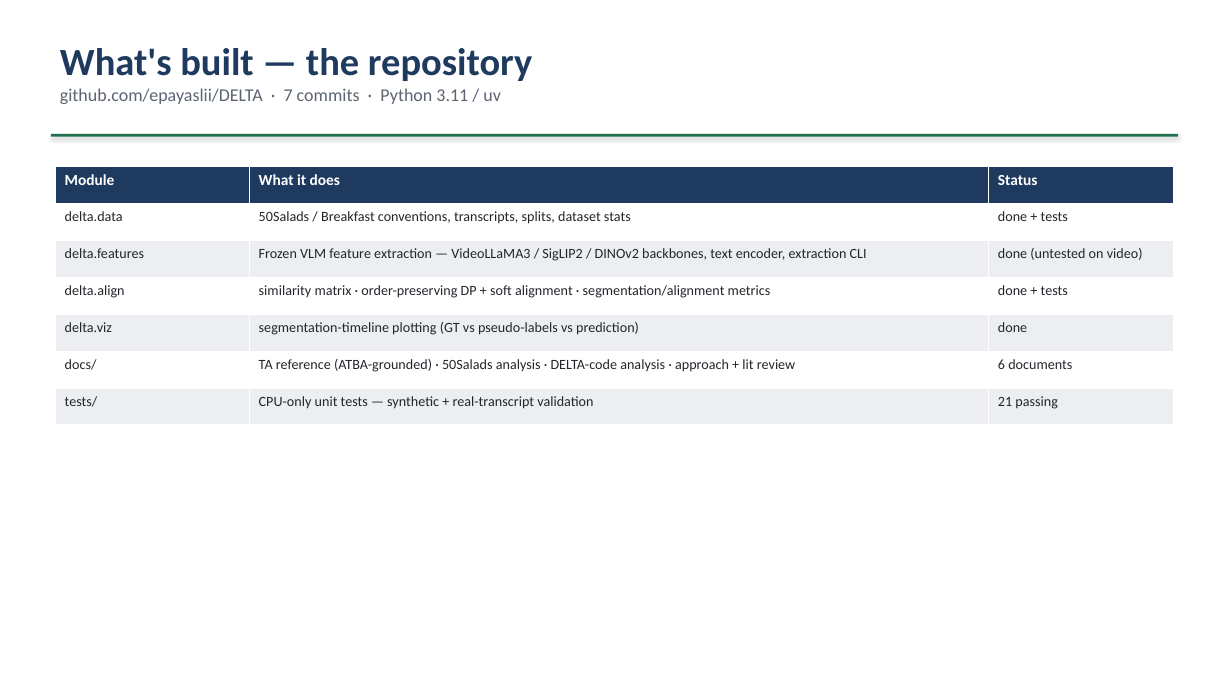
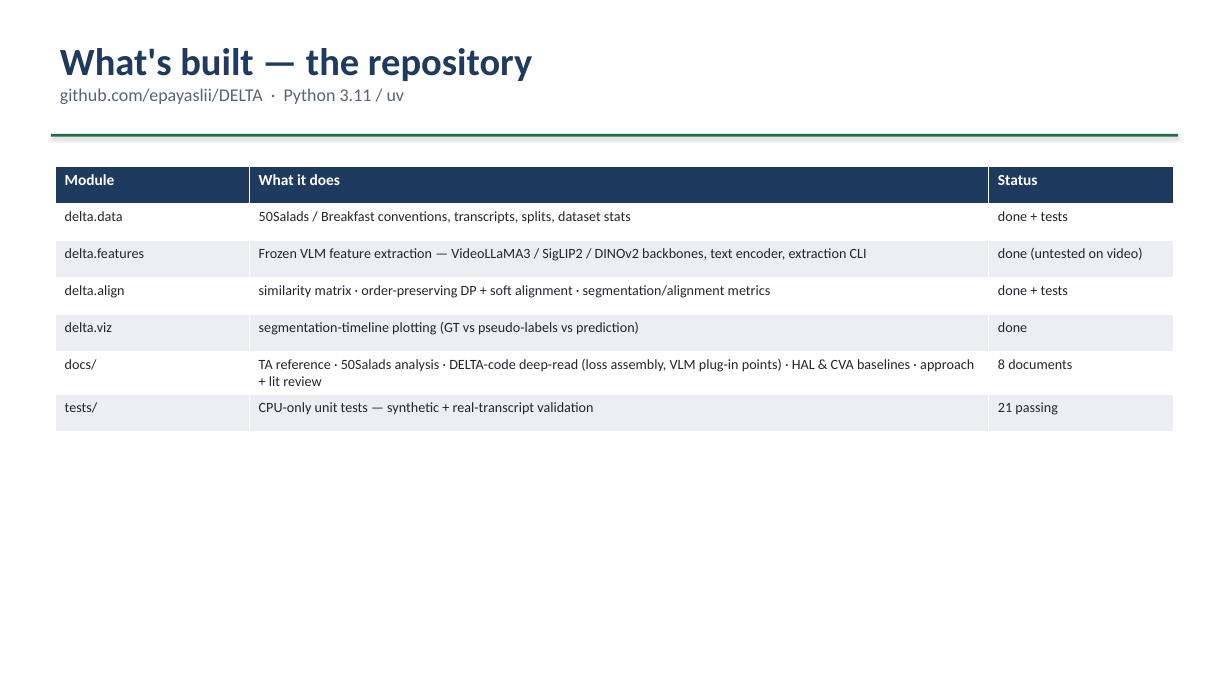
Before and after one commit to epayaslii/DELTA, a slide deck: slide 5 of slides/DELTA_progress_Mariella.pptx. Drawn at 1232x693 pixels with LibreOffice and Linux fonts; fonts in the diff are those of the drawing. Boxes give left, top, right and bottom in pixels: in the first picture for what was removed or moved away, otherwise in the second. Text is boxed around its words. In the diff, an @@ line names an element or a change of style, - is before the commit and + after.

Commit message:
Workstream split (Eliz->HAL, co-intern->CVA); adapt the deck
- docs/baselines-hal-cva.md: add the workstream split + Eliz's concrete HAL
  plan (H1-H7): reproduce ATBA/HAL on Breakfast, score pseudo-labels, get HAL
  running on 50Salads, port HAL into DELTA's --model_type atba, measure the
  effect on Obs%/Pred% MoC, ablate the 3 terms. Expected magnitude small; a
  clean negative is still a finding; diff_loss may transfer to the VLM aligner.
- slides/: deck adapted to the new scope -- HAL slide reframed as "my focus"
  with the open question, new CVA slide, two-axes + split slide, phased TA plan
  table, HAL H1-H7 table, "the VLM method where both workstreams land" slide,
  two-track sequencing table, updated questions. 21 slides.

```diff
--- a/slides/DELTA_progress_Mariella.pptx
+++ b/slides/DELTA_progress_Mariella.pptx
@@ text at <box>60,88,405,104</box>: text changed @@
-github.com/epayaslii/DELTA · 7 commits · Python 3.11 / uv
+github.com/epayaslii/DELTA · Python 3.11 / uv
@@ table at <box>55,166,1174,425</box> @@
-row 6, column 2: TA reference (ATBA-grounded) · 50Salads analysis · DELTA-code analysis · approach + lit review
+row 6, column 2: TA reference · 50Salads analysis · DELTA-code deep-read (loss assembly, VLM plug-in points) · HAL & CVA baselines · approach + lit review
-row 6, column 3: 6 documents
+row 6, column 3: 8 documents
```
Also in this commit, not shown: 9 other slides changed, 5 slides added, 4 slides removed, 2 other files.
